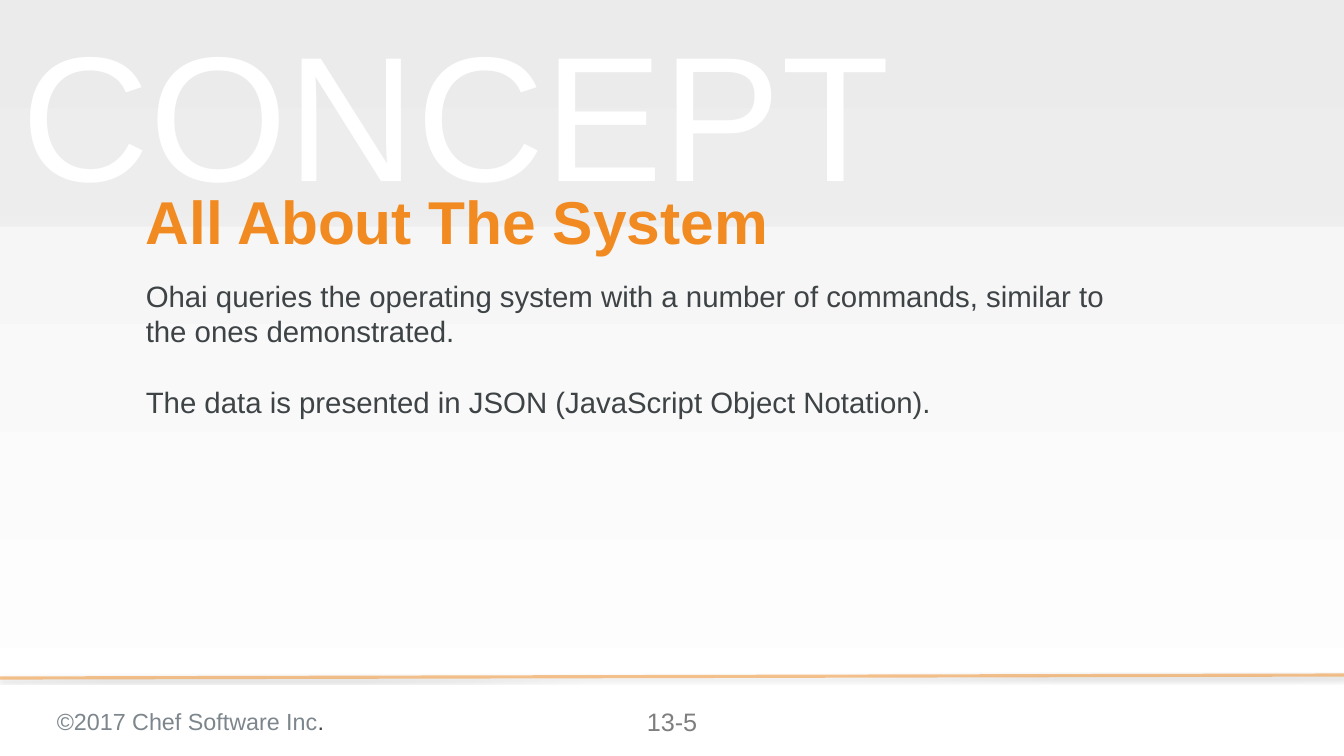
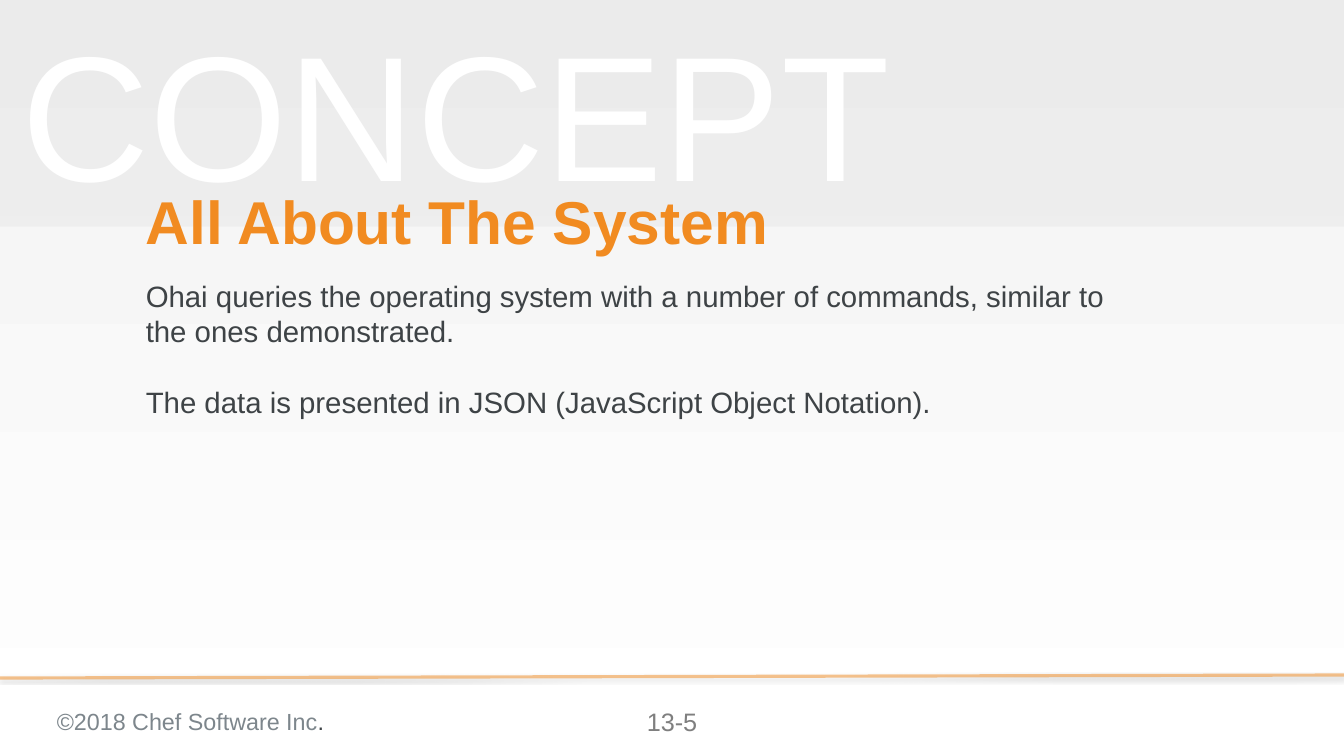
Before and after one commit to anidil18/chef-intermediate, a slide deck: slide 5 of 13-ohai.pptx. Drawn at 1344x756 pixels with LibreOffice and Linux fonts; fonts in the diff are those of the drawing; background and template pictures are left out. Boxes give left, top, right and bottom in pixels: in the first picture for what was removed or moved away, otherwise in the second. Text is boxed around its words. In the diff, an @@ line names an element or a change of style, - is before the commit and + after.

```diff
--- a/13-ohai.pptx
+++ b/13-ohai.pptx
@@ text at <box>57,713,324,730</box>: text changed @@
-©2017 Chef Software Inc.
+©2018 Chef Software Inc.
```
Also in this commit, not shown: 24 other slides changed, 2 other files.
